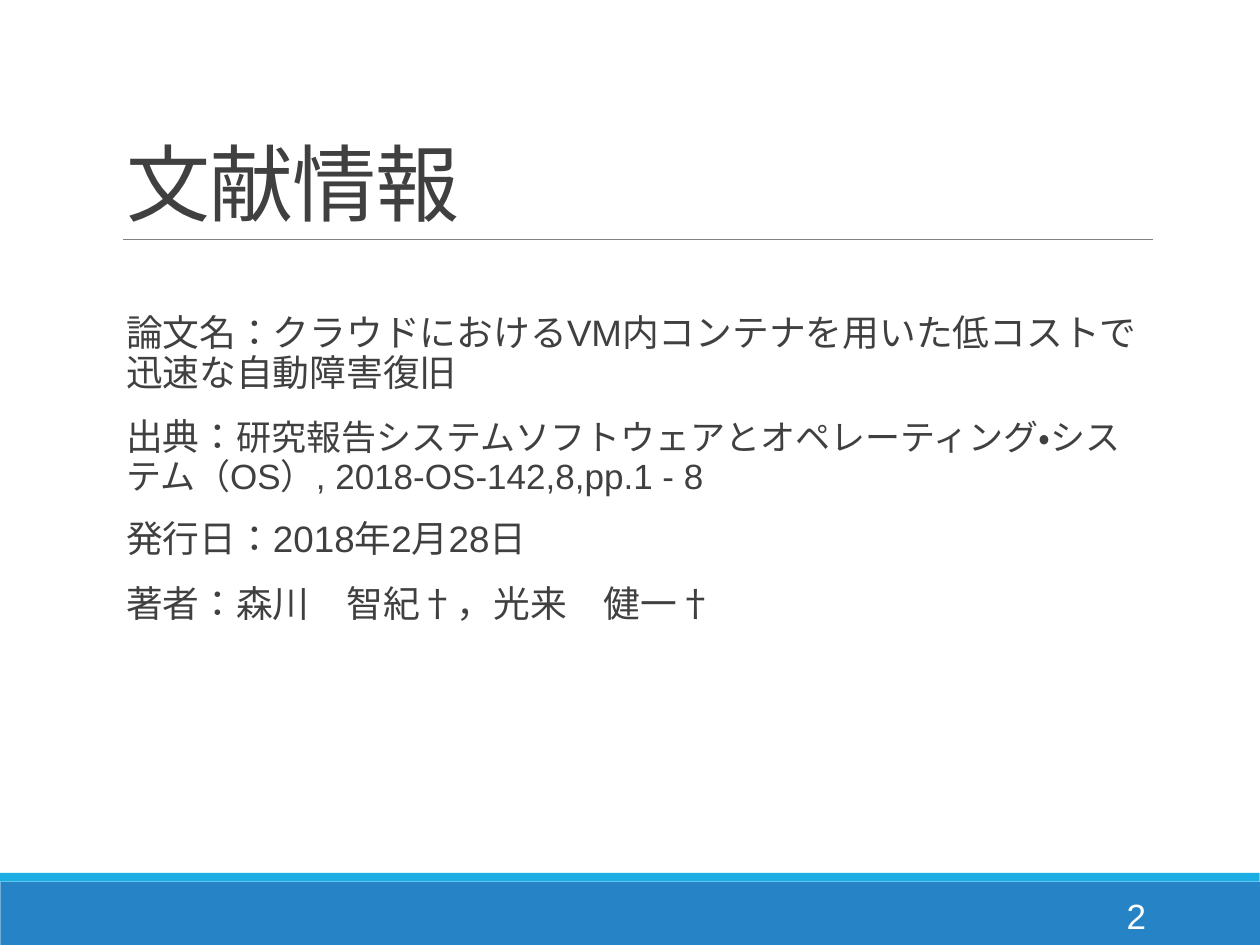
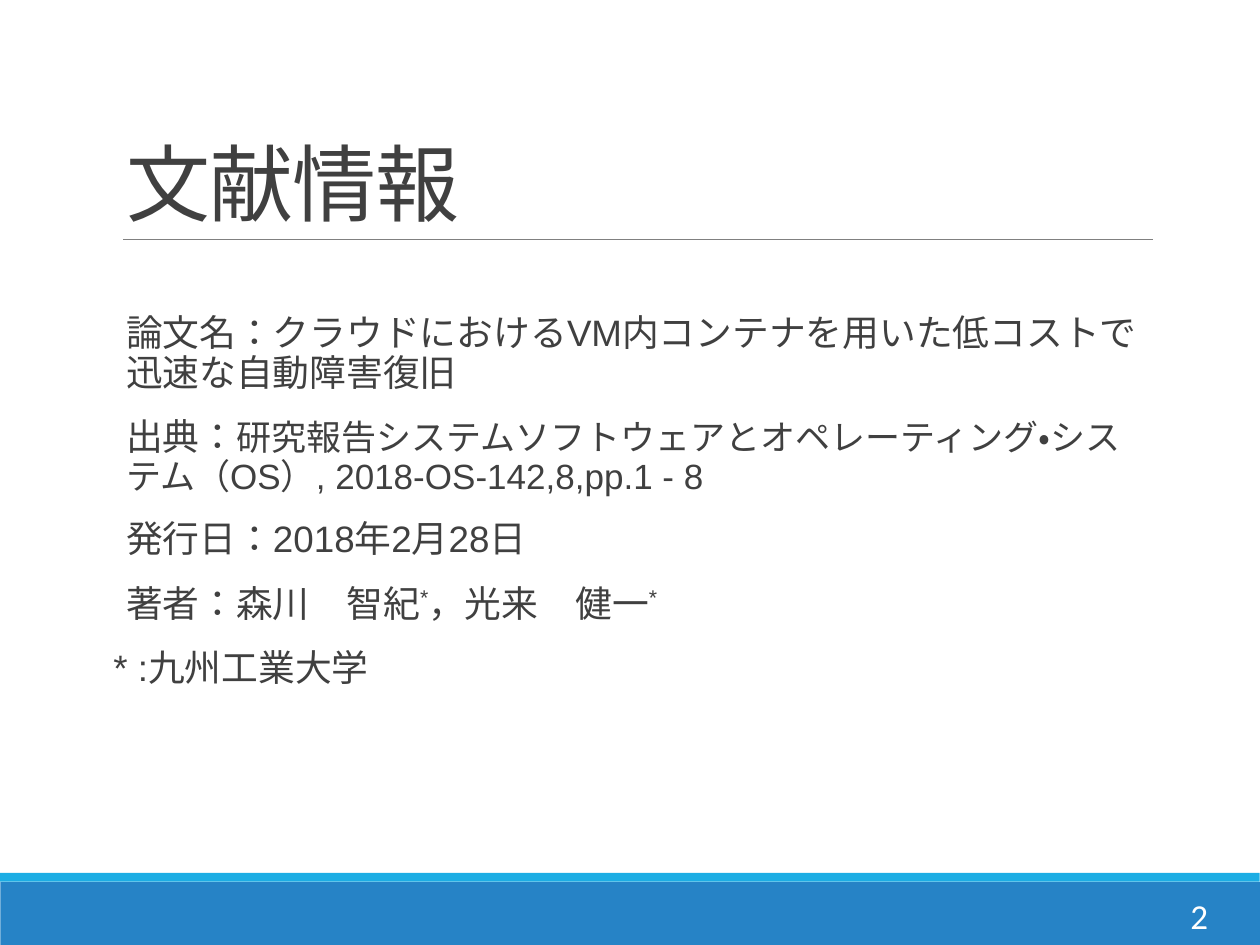
Before and after one commit to Kota0823/Document, a slide deck: slide 2 of 輪講2019-1_鈴木洸太.pptx. Drawn at 1260x945 pixels with LibreOffice and Linux fonts; fonts in the diff are those of the drawing. Boxes give left, top, right and bottom in pixels: in the first picture for what was removed or moved away, otherwise in the second. Text is boxed around its words. In the diff, an @@ line names an element or a change of style, - is before the commit and + after.

```diff
--- a/輪講2019-1_鈴木洸太.pptx
+++ b/輪講2019-1_鈴木洸太.pptx
@@ text at (x1=126, y1=586, x2=649, y2=684): text changed @@
-  著者：森川 智紀†，光来 健一†
+  著者：森川 智紀*，光来 健一*
+* :九州工業大学
@@ page number moved from (x1=1127, y1=904, x2=1146, y2=929) to (x1=1190, y1=906, x2=1208, y2=929) @@
@@ page number at (x1=1190, y1=906, x2=1208, y2=929): font Arial to Calibri @@
```
Also in this commit, not shown: 30 other slides changed, 2 slides added.
